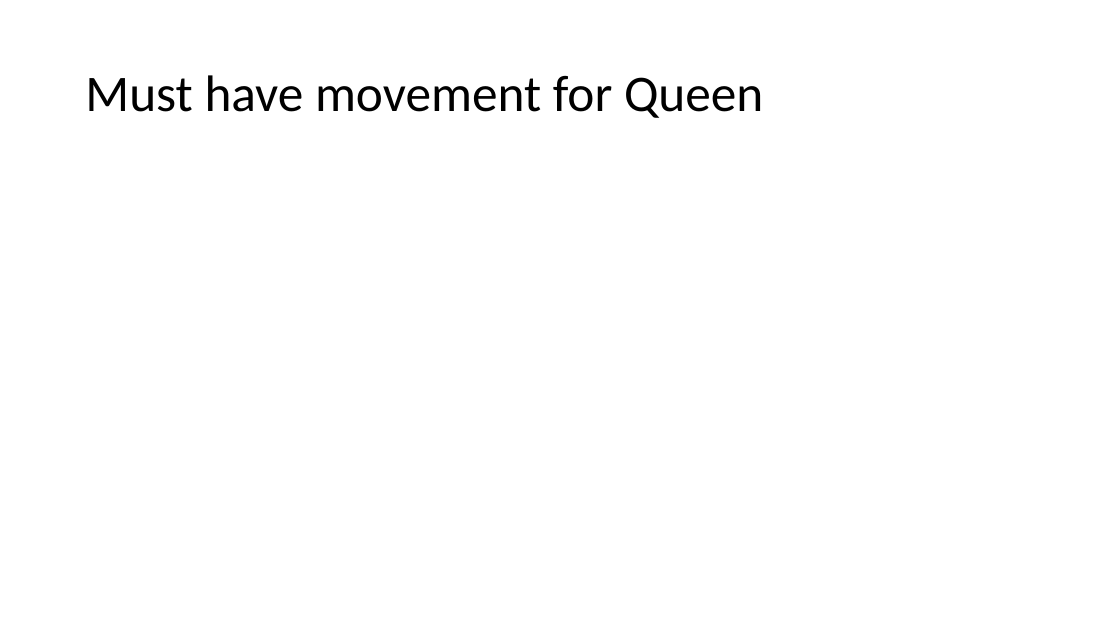
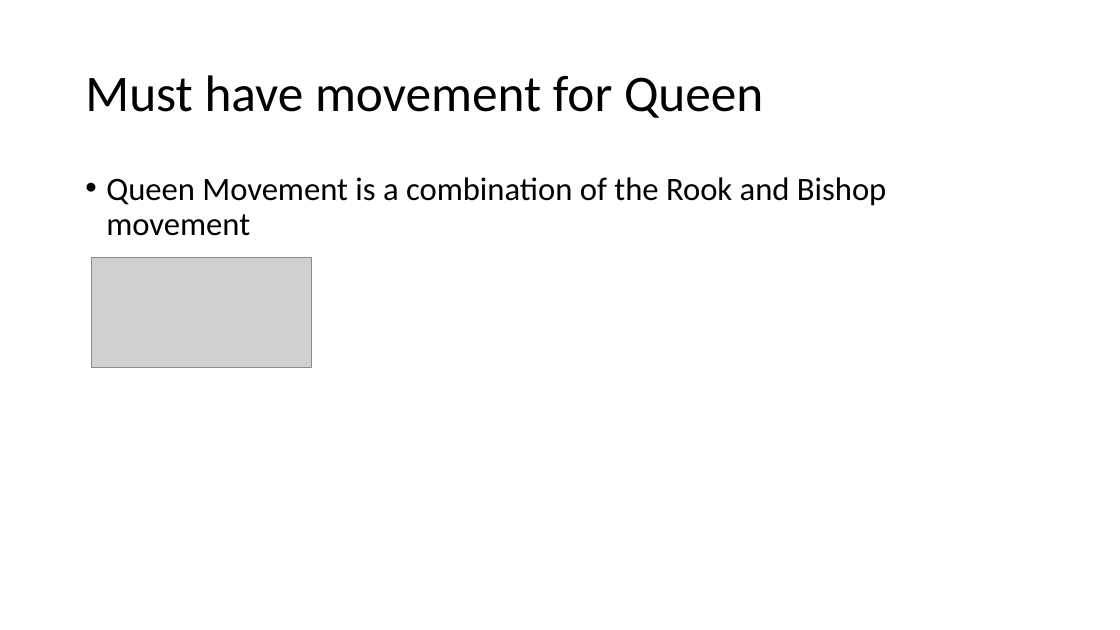
Before and after one commit to KeaganErasmus/BCDE222-C-, a slide deck: slide 8 of Presentation.pptx (slide 6 before the commit). Drawn at 1120x630 pixels with LibreOffice and Linux fonts; fonts in the diff are those of the drawing; grey boxes stand for pictures. Boxes give left, top, right and bottom in pixels: in the first picture for what was removed or moved away, otherwise in the second. Text is boxed around its words. In the diff, an @@ line names an element or a change of style, - is before the commit and + after.

```diff
--- a/Presentation.pptx
+++ b/Presentation.pptx
@@ text added at box(106, 177, 886, 236), 28 pt, text #000000 @@
+• Queen Movement is a combination of the Rook and Bishop movement
@@ picture added at box(91, 257, 312, 367) @@
```
Also in this commit, not shown: 6 other slides changed, 6 slides added, 23 other files.
